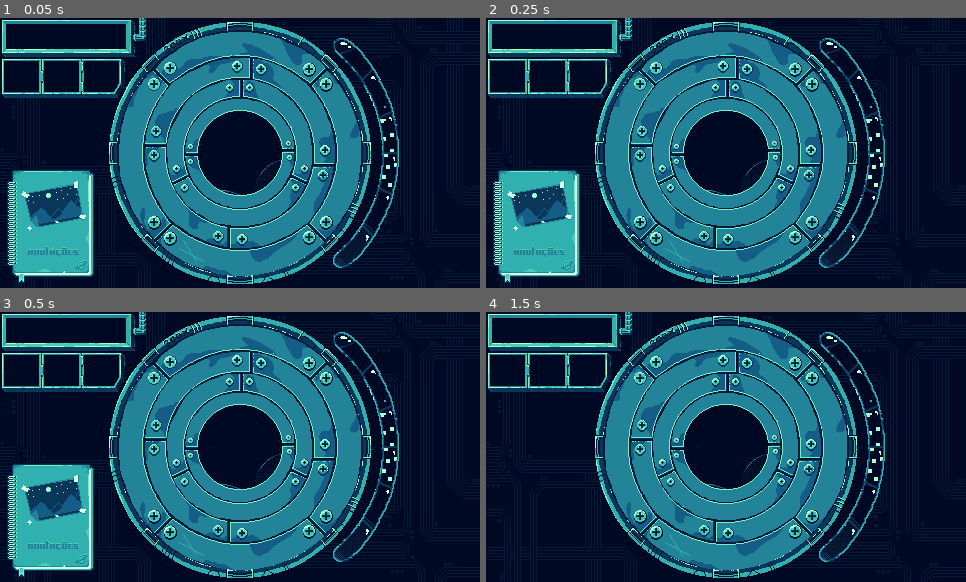
Above: before the commit, frames 1-4 (two rows, left to right).
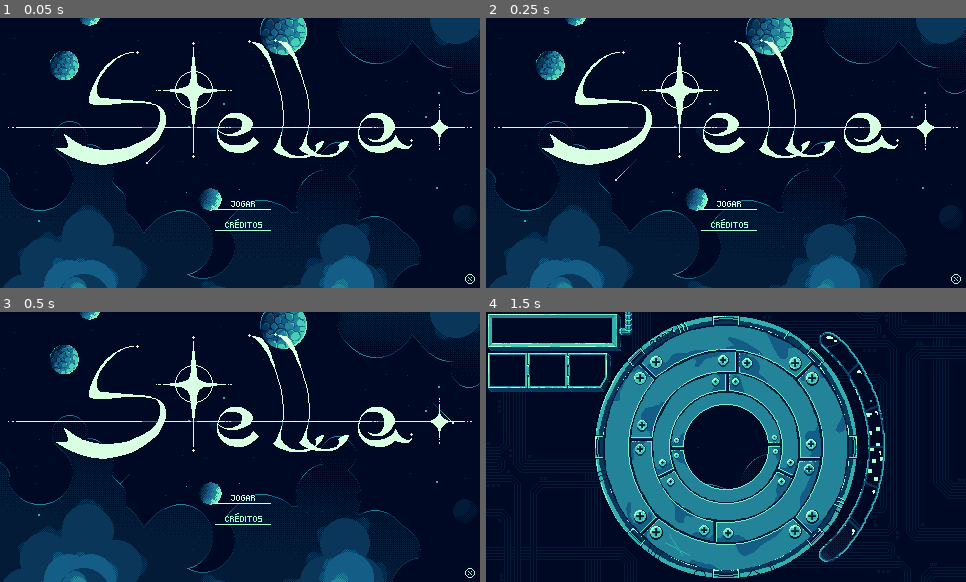
Above: after the commit, the same moments.

Repository: gdp-ufrj/stella
Game: Godot game, scene res://scenes/main_menu.tscn
Two runs of this game, one before a commit and one after it. Both use one fixed random seed, a clock stepped at 60 frames per second and the inputs below. Before the commit the project starts from res://scenes/world.tscn.
Inputs (mouse positions are in pixels of both pictures, inside the frame that each line leads up to):
- Up to frame 1 (0.05 s): no input
- Up to frame 2 (0.25 s): no input
- Up to frame 3 (0.5 s): no input
- Up to frame 4 (1.5 s): click (730, 498) at 0.52 s; click (538, 519) at 1.25 s

The runs differ from the first frame. In frame 1, 53% of the frame differs, in the area x 0-100%, y 0-100%; in frame 2, 53%; in frame 3, 53%; in frame 4, nothing differs.

Commit message:
Coloca menu como cena principal

Diff:
--- a/project.godot
+++ b/project.godot
@@ -11,7 +11,7 @@
 [application]
 
 config/name="Ctrl Alt Frame"
-run/main_scene="res://scenes/world.tscn"
+run/main_scene="res://scenes/main_menu.tscn"
 config/features=PackedStringArray("4.2", "GL Compatibility")
 config/icon="res://assets/icon.svg"
 
Not shown: 1 places in scenes/telescope.tscn that only renumber resources
Not shown: 1 places in scenes/world.tscn that only renumber resources
